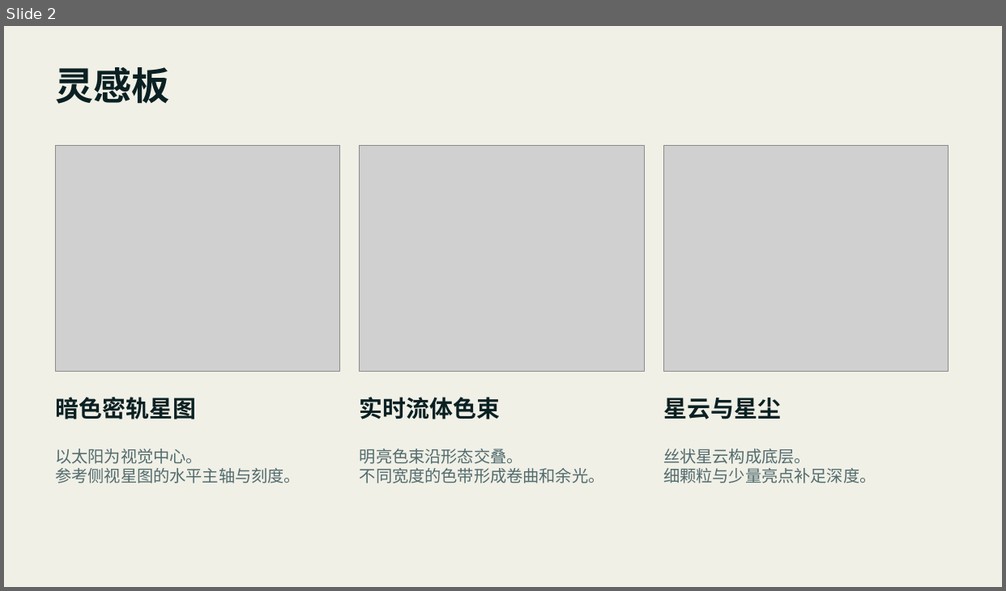
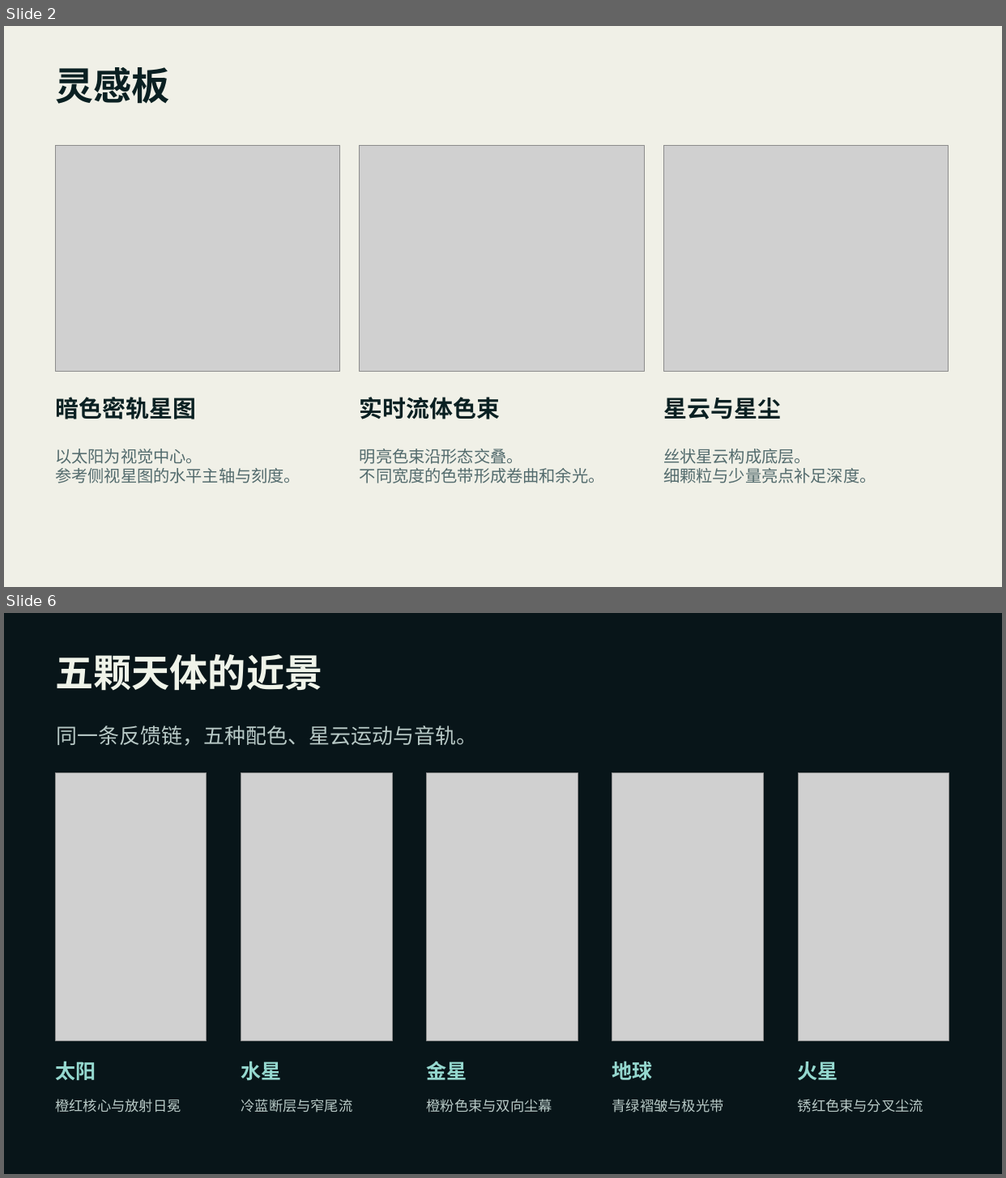
Before and after one commit to toki37644/TD, a slide deck: 深空回声·作品汇报.pptx. Shown one above the other, each under a label of ours: slide 2 before the commit, slides 2 and 6 after it; the slides between them are not shown. The pictures are 1006x591 and 1006x1178 pixels, drawn with LibreOffice and Linux fonts; fonts in the diff are those of the drawing; grey boxes stand for pictures. Boxes give left, top, right and bottom in pixels: in the first picture for what was removed or moved away, otherwise in the second. Text is boxed around its words. In the diff, an @@ line names an element or a change of style, - is before the commit and + after.

```diff
--- a/深空回声·作品汇报.pptx
+++ b/深空回声·作品汇报.pptx
@@ slide 6 added at (4,613,1002,1174), background #081519 @@
@@ text added at (56,654,323,691), 36.8 pt, text #EFF3E9, bold @@
+五颗天体的近景
@@ text added at (56,726,477,746), 20.2 pt, text #B8C9C6 @@
+同一条反馈链，五种配色、星云运动与音轨。
@@ picture added at (56,773,206,1041) @@
@@ picture added at (241,773,393,1041) @@
@@ picture added at (427,773,578,1041) @@
@@ picture added at (612,773,764,1041) @@
@@ picture added at (799,773,949,1041) @@
@@ text added at (56,1061,96,1080), 19.5 pt, text #95D8CF, bold @@
+太阳
@@ text added at (241,1061,282,1081), 19.5 pt, text #95D8CF, bold @@
+水星
@@ text added at (427,1061,467,1080), 19.5 pt, text #95D8CF, bold @@
+金星
@@ text added at (612,1061,653,1081), 19.5 pt, text #95D8CF, bold @@
+地球
@@ text added at (798,1062,838,1080), 19.5 pt, text #95D8CF, bold @@
+火星
@@ text added at (56,1099,181,1113), 13.5 pt, text #B8C9C6 @@
+橙红核心与放射日冕
@@ text added at (241,1099,353,1113), 13.5 pt, text #B8C9C6 @@
+冷蓝断层与窄尾流
@@ text added at (427,1099,552,1113), 13.5 pt, text #B8C9C6 @@
+橙粉色束与双向尘幕
@@ text added at (612,1099,724,1113), 13.5 pt, text #B8C9C6 @@
+青绿褶皱与极光带
@@ text added at (798,1099,923,1113), 13.5 pt, text #B8C9C6 @@
+锈红色束与分叉尘流
```
Also in this commit, not shown: 3 slides changed, 12 other files.
